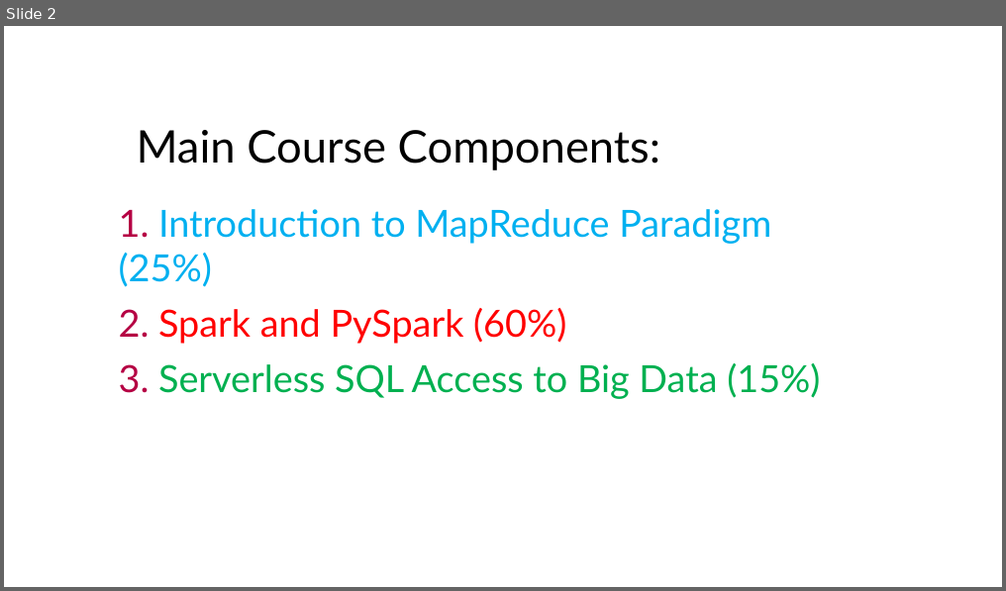
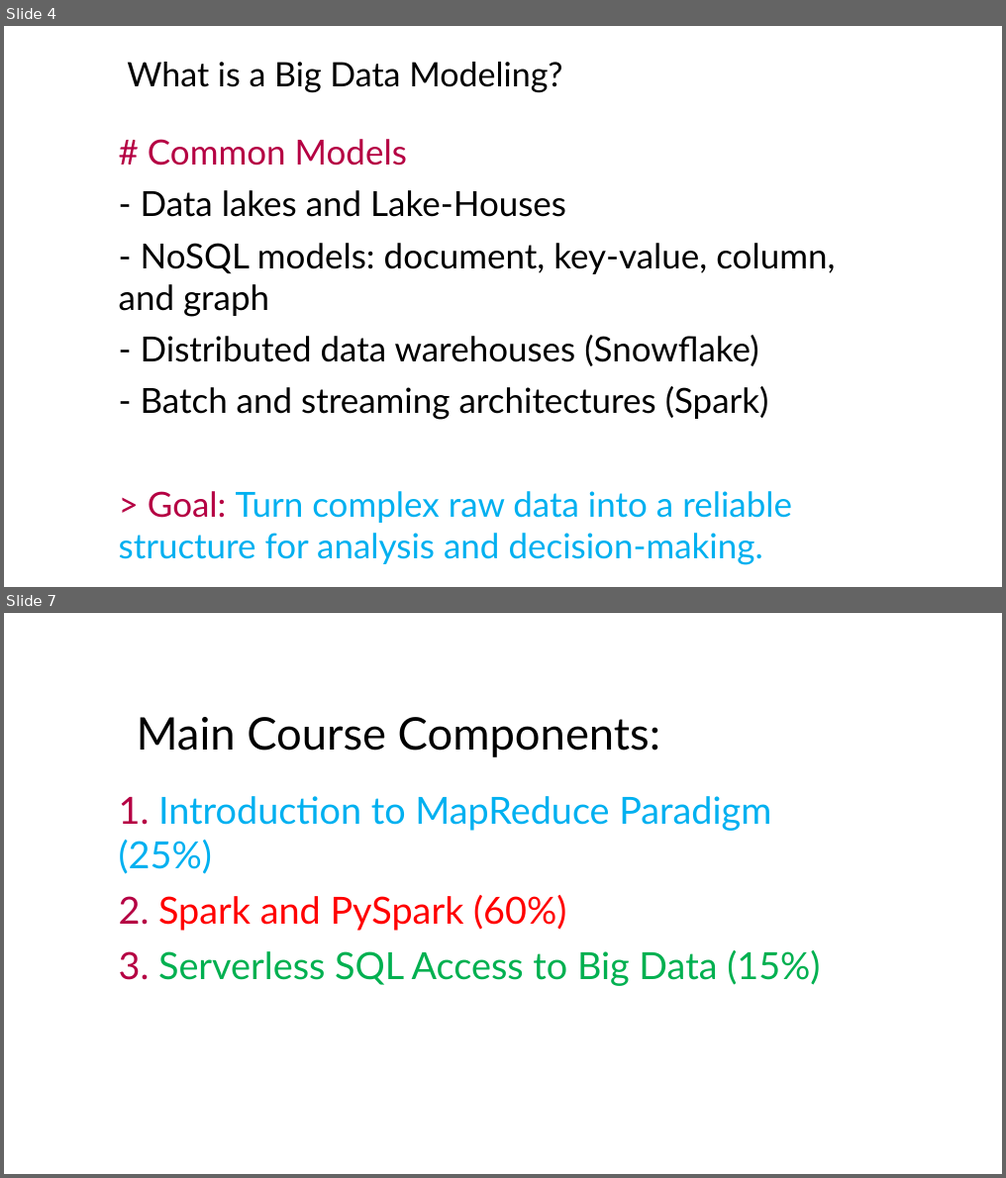
Before and after one commit to mahmoudparsian/big-data-modeling, a slide deck: course_outine_10_weeks/Course_Outline_Big_Data_Modeling.pptx. Shown one above the other, each under a label of ours: slide 2 before the commit, slides 4 and 7 after it; the slides between them are not shown. The pictures are 1006x591 and 1006x1178 pixels, drawn with LibreOffice and Linux fonts; fonts in the diff are those of the drawing; background and template pictures are left out. Boxes give left, top, right and bottom in pixels: in the first picture for what was removed or moved away, otherwise in the second. Text is boxed around its words. In the diff, an @@ line names an element or a change of style, - is before the commit and + after.

```diff
--- a/course_outine_10_weeks/Course_Outline_Big_Data_Modeling.pptx
+++ b/course_outine_10_weeks/Course_Outline_Big_Data_Modeling.pptx
@@ slide 4 added at bbox=[4, 26, 1002, 587], background #FFFFFF @@
@@ title added at bbox=[127, 62, 562, 93], 32.4 pt, text #000000 @@
+What is a Big Data Modeling?
@@ subtitle added at bbox=[119, 139, 835, 566], 33.3 pt, text #000000 @@
+# Common Models
+- Data lakes and Lake-Houses
+- NoSQL models: document, key-value, column, and graph
+- Distributed data warehouses (Snowflake)
+- Batch and streaming architectures (Spark)
+> Goal: Turn complex raw data into a reliable structure for analysis and decision-making.
@@ what was slide 2 is now slide 7 @@
```
Also in this commit, not shown: 2 slides changed, 4 other slides added, 1 other file.
